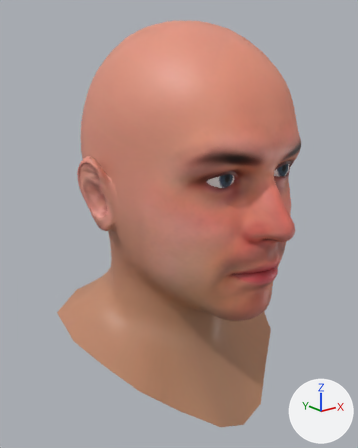
One commit to the COLLADA model assets/models/collada/Heads/MaleHead/FaceGenMaleHi.dae: the scene before it, then after it.
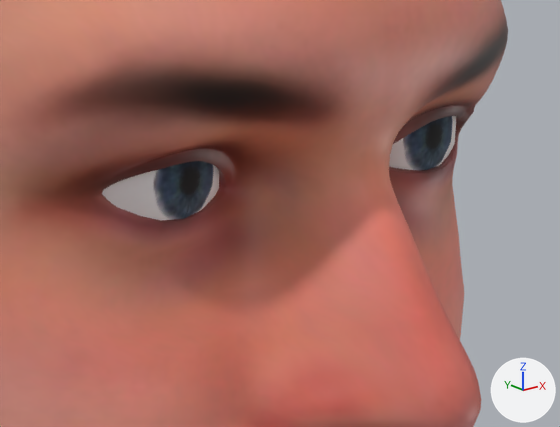
There are two pictures of each version: one whole from a 50 mm camera at (-0.00297, -0.00376, 0.01866) aimed at (-0.00008, -0.00015, 0.01722), one close up on the part from 51% to 88% of the width and 30% to 53% of the height. Lighting does not change. The marker at lower right points along +X, +Y and +Z. Where no turn or scale is listed for an object, it has been applied to the vertices.

The scene before the commit, as lines of its bpy script (objects in view):
```python
me_lefteyegeoshape = bpy.data.meshes.new('leftEyeGeoShape')
me_lefteyegeoshape.from_pydata(...)  # 61 vertices, 110 faces; spans x 0.000152..0.000519, y -0.001061..-0.000806, z 0.017663..0.018049
me_lefteyegeoshape.materials.append(mat_eyes)  # picture img_new_eye_hi_png
me_malehi_headshape = bpy.data.meshes.new('MaleHi_HeadShape')
me_malehi_headshape.from_pydata(...)  # 5861 vertices, 11600 faces; spans x -0.00117..0.00117, y -0.00145..0.00105, z 0.01541..0.01907
me_malehi_headshape.materials.append(mat_blinn4)  # picture img_malehi_png
me_righteyegeoshape = bpy.data.meshes.new('rightEyeGeoShape')
me_righteyegeoshape.from_pydata(...)  # 61 vertices, 110 faces; spans x -0.000517..-0.000149, y -0.001061..-0.000806, z 0.017663..0.018049
me_righteyegeoshape.materials.append(mat_eyes)  # picture img_new_eye_hi_png
ob_lefteyegeo = bpy.data.objects.new('leftEyeGeo', me_lefteyegeoshape)
ob_lefteyegeo.location = (0.0, 0.0, 0.0)
ob_malehi_head = bpy.data.objects.new('MaleHi_Head', me_malehi_headshape)
ob_malehi_head.location = (0.0, 0.0, 0.0)
ob_righteyegeo = bpy.data.objects.new('rightEyeGeo', me_righteyegeoshape)
ob_righteyegeo.location = (0.0, 0.0, 0.0)
```
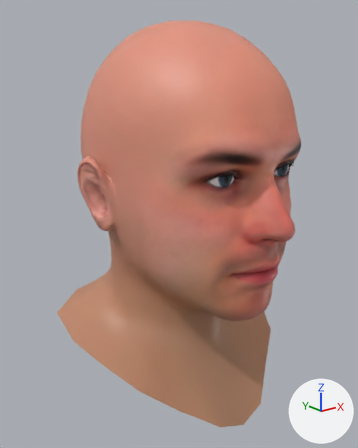
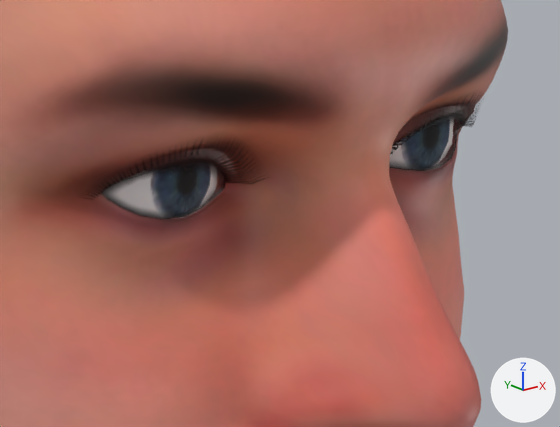
Where the newer file only moved an object's origin or applied its transform, the numbers keep the older frame.

Location of each change, (x1, y1, x2, y2) in pixels of the close-ups (560 x 427 px):
'rightEyeGeo', mesh moved
    before: (102, 161, 219, 221)
    after: (109, 167, 217, 216)
'leftEyeGeo', mesh moved
    before: (389, 116, 456, 170)
    after: (389, 121, 454, 168)
part 1 of me_malehi_headshape, added
    after: (85, 96, 482, 219)

What changed in the scene script:
```text
Add img_eyeshadow_png:
    img_eyeshadow_png = load_image('EyeShadow.png', 'EyeShadow.png', 128, 128, 'sRGB')
Add mat_blinn5:
    mat_blinn5 = principled_material('blinn5')
    mat_blinn5.texture = img_eyeshadow_png  # with its transparency
    mat_blinn5.roughness = 0.47
Change me_righteyegeoshape:
    where me_righteyegeoshape.from_pydata(...)  # 61 vertices, 110 faces; spans x -0.000517..-0.000149, y -0.001061..-0.000806, z 0.017663..0.018049
    used by ob_righteyegeo; location = (0.0, 0.0, 0.0)
    me_righteyegeoshape part 2: the whole mesh is moved by (0.0, 0.000006, 0.0)
Change me_lefteyegeoshape:
    where me_lefteyegeoshape.from_pydata(...)  # 61 vertices, 110 faces; spans x 0.000152..0.000519, y -0.001061..-0.000806, z 0.017663..0.018049
    used by ob_lefteyegeo; location = (0.0, 0.0, 0.0)
    me_lefteyegeoshape part 3: the whole mesh is moved by (0.0, 0.000006, 0.0)
Change me_malehi_headshape:
    used by ob_malehi_head; location = (0.0, 0.0, 0.0)
    remove me_malehi_headshape.from_pydata(...)  # 5861 vertices, 11600 faces; spans x -0.00117..0.00117, y -0.00145..0.00105, z 0.01541..0.01907
    add me_malehi_headshape.from_pydata(...)  # 5977 vertices, 11824 faces; spans x -0.00117..0.00117, y -0.00145..0.00105, z 0.01541..0.01907
    me_malehi_headshape part 1: 116 vertices added at x -0.00053..0.00052, y -0.00114..-0.00097, z 0.0178..0.01796
    add me_malehi_headshape.materials.append(mat_blinn5)  # picture img_eyeshadow_png
```
